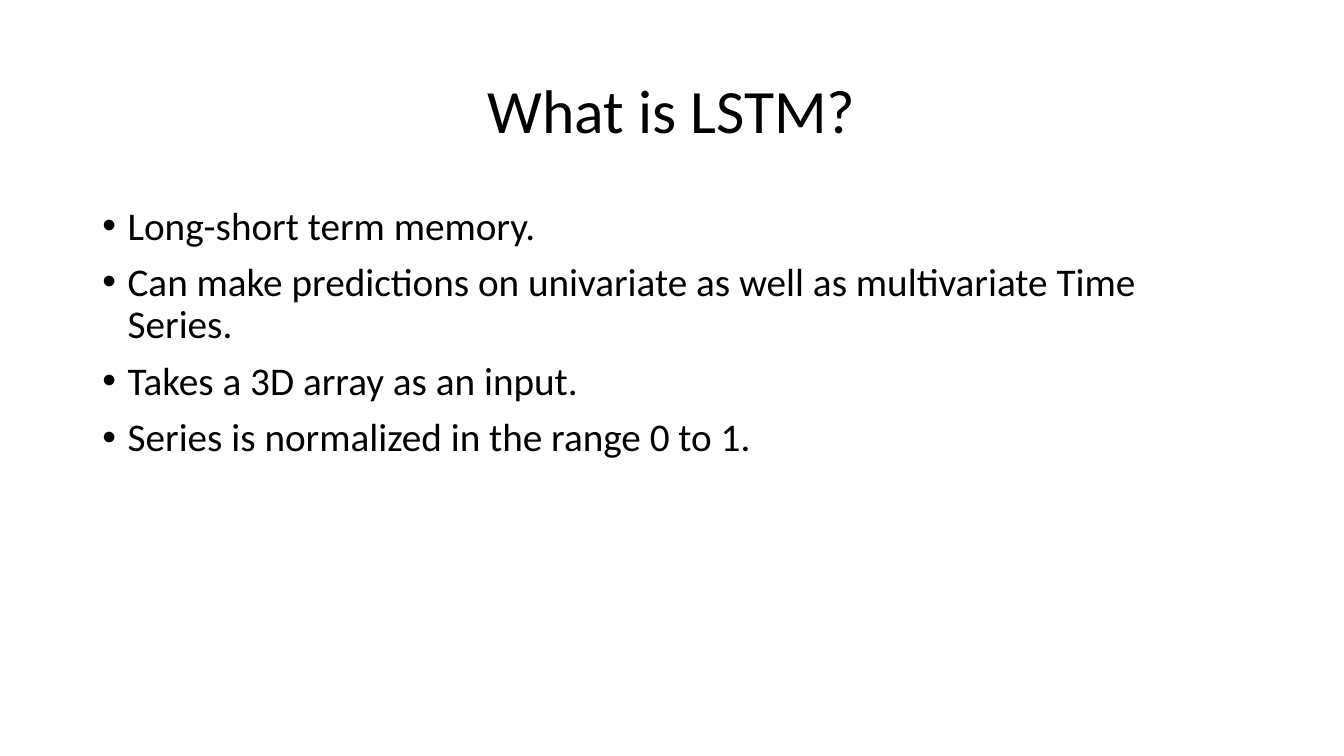
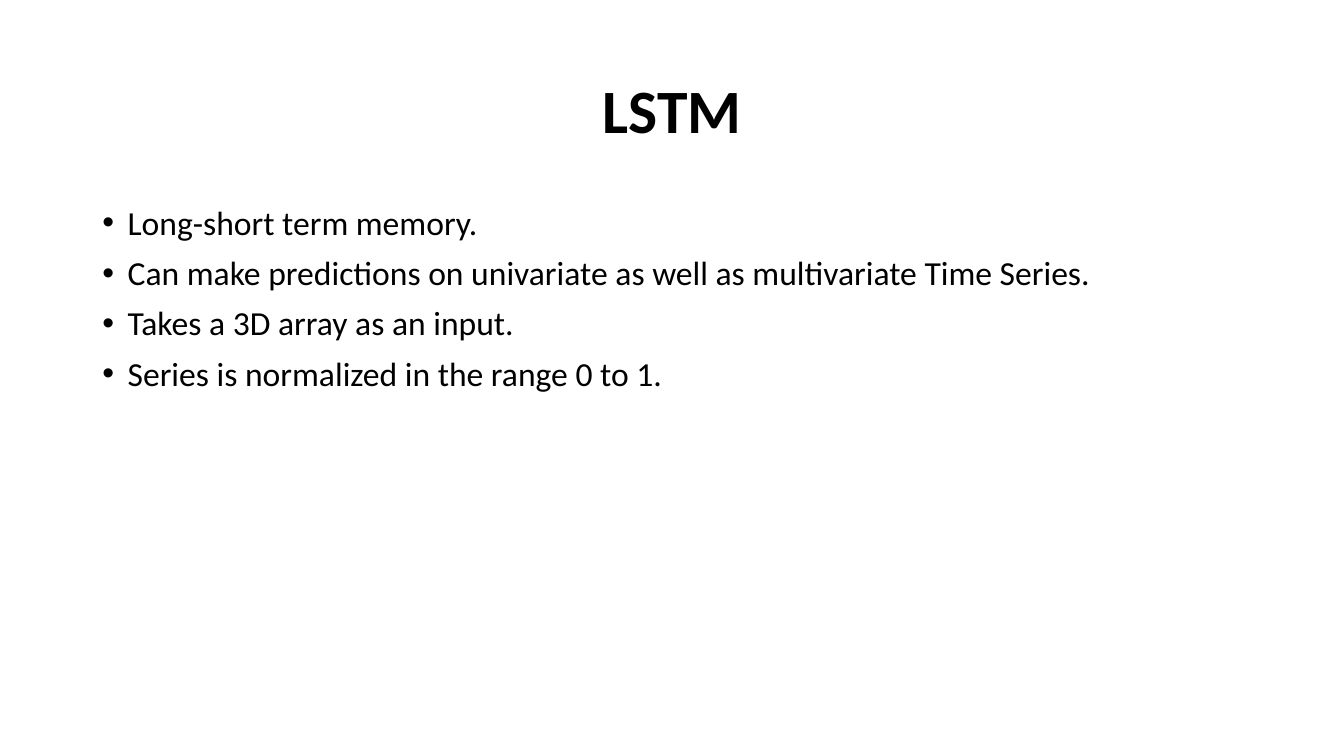
Before and after one commit to RupaliShah/Springboard, a slide deck: slide 19 of Capstone2/Reports/slide deck.pptx. Drawn at 1344x756 pixels with LibreOffice and Linux fonts; fonts in the diff are those of the drawing. Boxes give left, top, right and bottom in pixels: in the first picture for what was removed or moved away, otherwise in the second. Text is boxed around its words. In the diff, an @@ line names an element or a change of style, - is before the commit and + after.

```diff
--- a/Capstone2/Reports/slide deck.pptx
+++ b/Capstone2/Reports/slide deck.pptx
@@ title at [602,92,741,134]: text changed; bold on @@
-What is LSTM?
+LSTM
@@ text "Long-short term memory." at [128,211,1090,392]: size 28 to 24 pt @@
```
Also in this commit, not shown: 22 other slides changed, 3 other files.
